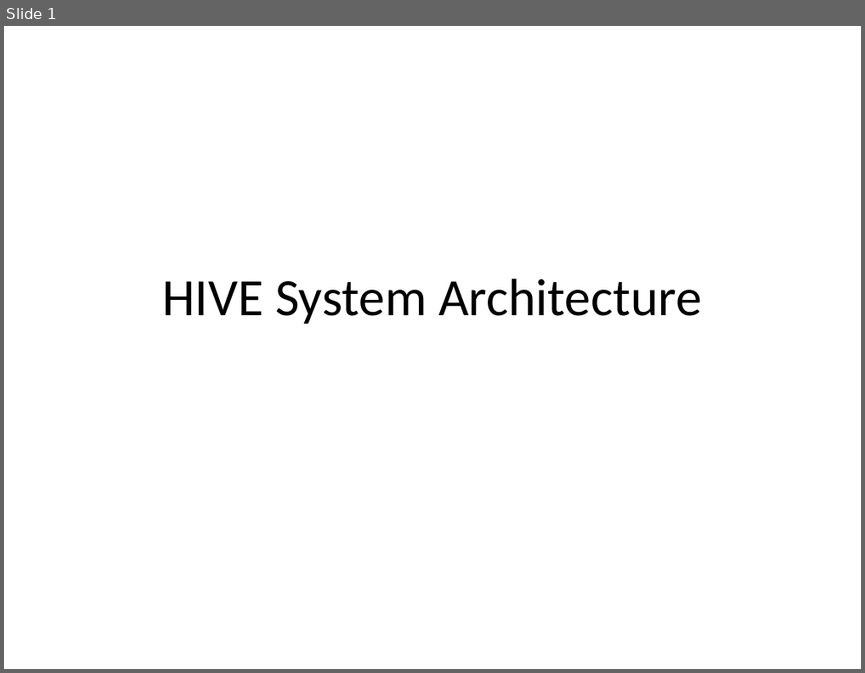
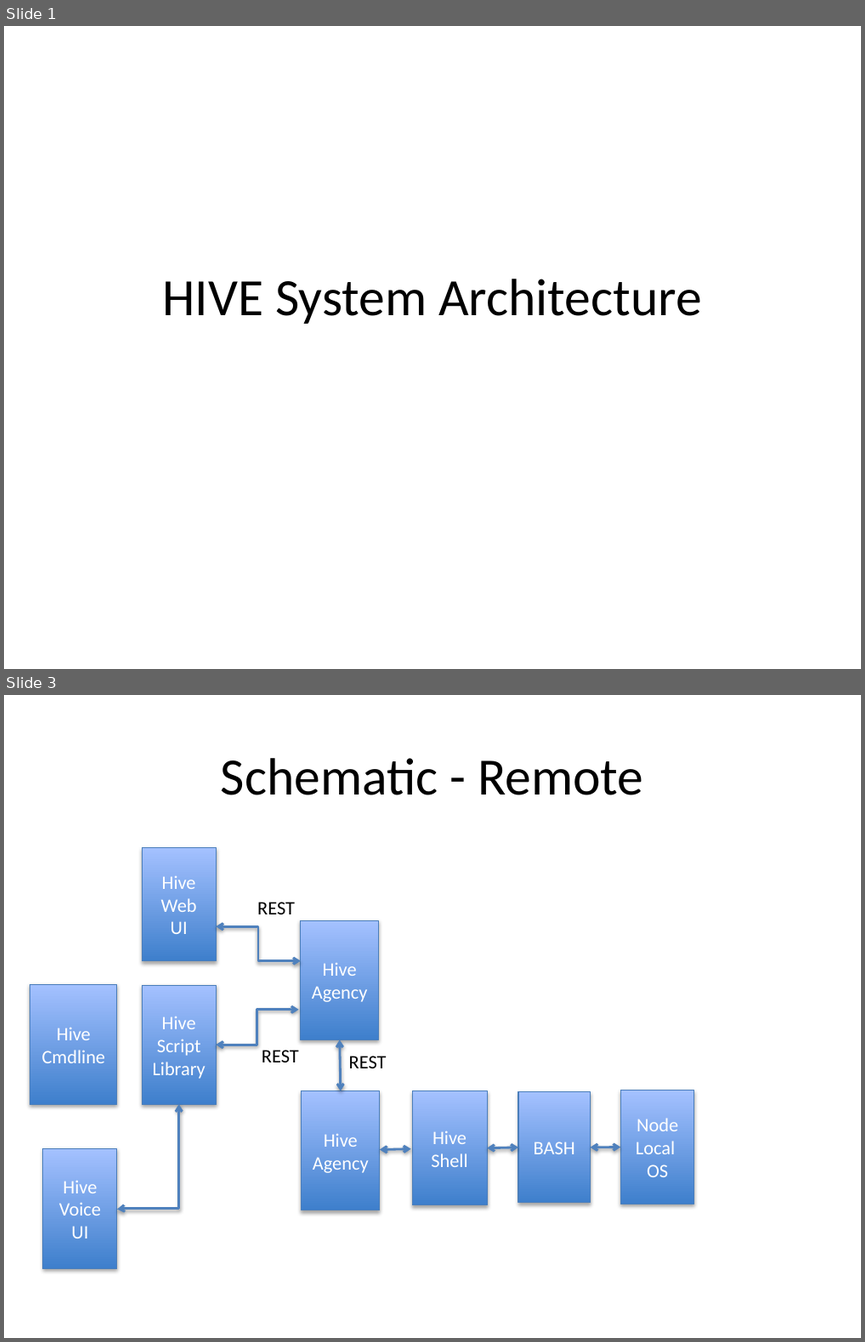
Before and after one commit to pitaman71/cloudburst, a slide deck: Hive System Architecture.pptx. Shown one above the other, each under a label of ours: slide 1 before the commit, slides 1 and 3 after it; the slides between them are not shown. The pictures are 865x673 and 865x1342 pixels, drawn with LibreOffice and Linux fonts; fonts in the diff are those of the drawing. Boxes give left, top, right and bottom in pixels: in the first picture for what was removed or moved away, otherwise in the second. Text is boxed around its words. In the diff, an @@ line names an element or a change of style, - is before the commit and + after.

```diff
--- a/Hive System Architecture.pptx
+++ b/Hive System Architecture.pptx
@@ slide 3 added at [4, 695, 861, 1338], background #FFFFFF @@
@@ title added at [221, 758, 643, 795], 44 pt, text #000000 @@
+Schematic - Remote
@@ rectangle added at [142, 847, 216, 960], fill gradient #3F80CE to #A4C4FF, outline #4B7EBC 0.75 pt, 16 pt, text #FFFFFF @@
+Hive
+Web
+UI
@@ text added at [257, 902, 295, 914], 16 pt, text #000000 @@
+REST
@@ rectangle added at [301, 920, 378, 1039], fill gradient #3F80CE to #A4C4FF, outline #4B7EBC 0.75 pt, 16 pt, text #FFFFFF @@
+Hive
+Agency
@@ elbow double arrow added from (216, 926) to (301, 960), #4F81BD 2 pt @@
@@ rectangle added at [30, 984, 117, 1104], fill gradient #3F80CE to #A4C4FF, outline #4B7EBC 0.75 pt, 16 pt, text #FFFFFF @@
+Hive Cmdline
@@ rectangle added at [142, 986, 216, 1105], fill gradient #3F80CE to #A4C4FF, outline #4B7EBC 0.75 pt, 16 pt, text #FFFFFF @@
+Hive Script Library
@@ elbow double arrow added from (216, 1044) to (299, 1009), #4F81BD 2 pt @@
@@ text added at [262, 1049, 299, 1062], 16 pt, text #000000 @@
+REST
@@ double arrow added from (340, 1039) to (341, 1091), #4F81BD 2 pt @@
@@ text added at [349, 1055, 386, 1068], 16 pt, text #000000 @@
+REST
@@ rectangle added at [302, 1091, 380, 1210], fill gradient #3F80CE to #A4C4FF, outline #4B7EBC 0.75 pt, 16 pt, text #FFFFFF @@
+Hive
+Agency
@@ rectangle added at [412, 1091, 487, 1205], fill gradient #3F80CE to #A4C4FF, outline #4B7EBC 0.75 pt, 16 pt, text #FFFFFF @@
+Hive Shell
@@ rectangle added at [518, 1092, 590, 1202], fill gradient #3F80CE to #A4C4FF, outline #4B7EBC 0.75 pt, 16 pt, text #FFFFFF @@
+BASH
@@ rectangle added at [621, 1090, 694, 1204], fill gradient #3F80CE to #A4C4FF, outline #4B7EBC 0.75 pt, 16 pt, text #FFFFFF @@
+Node Local
+OS
@@ elbow double arrow added from (117, 1209) to (179, 1104), #4F81BD 2 pt @@
@@ rectangle added at [43, 1148, 117, 1268], fill gradient #3F80CE to #A4C4FF, outline #4B7EBC 0.75 pt, 16 pt, text #FFFFFF @@
+Hive Voice UI
@@ double arrow added from (380, 1149) to (411, 1148), #4F81BD 2 pt @@
@@ double arrow added from (488, 1147) to (518, 1147), #4F81BD 2 pt @@
@@ double arrow added from (590, 1147) to (621, 1146), #4F81BD 2 pt @@
```
Also in this commit, not shown: 1 slide changed, 2 other files.
